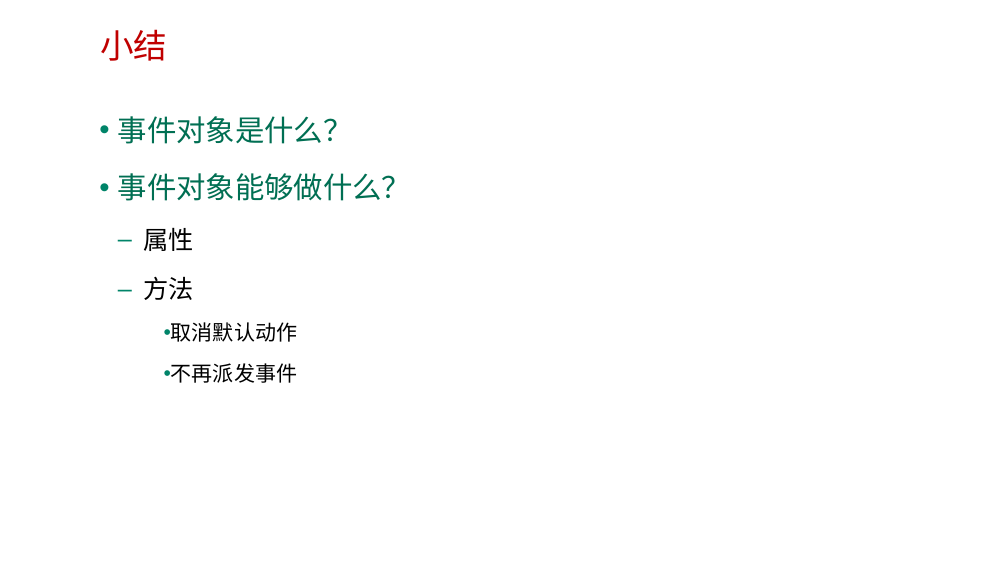
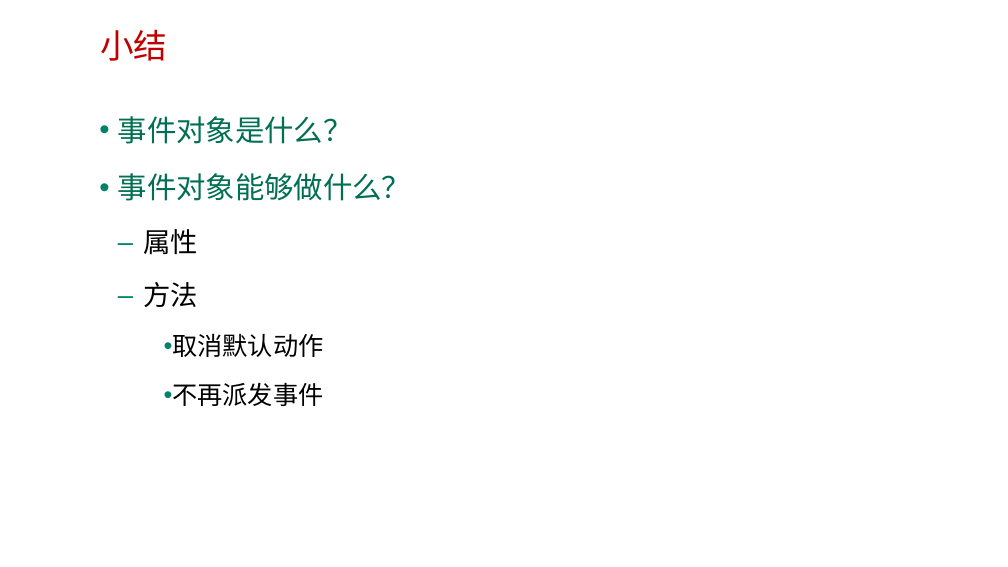
Before and after one commit to edu2act/course-web2, a slide deck: slide 12 of materials/slides/第十章 事件对象.pptx (slide 11 before the commit). Drawn at 1008x567 pixels with LibreOffice and Linux fonts; fonts in the diff are those of the drawing; background and template pictures are left out. Boxes give left, top, right and bottom in pixels: in the first picture for what was removed or moved away, otherwise in the second. Text is boxed around its words. In the diff, an @@ line names an element or a change of style, - is before the commit and + after.

```diff
--- a/materials/slides/第十章 事件对象.pptx
+++ b/materials/slides/第十章 事件对象.pptx
@@ text at (143, 229, 323, 406): size 24 to 26 pt in "属性", "方法"; size 20 to 24 pt in "取消默认动作", "不再派发事件" @@
```
Also in this commit, not shown: 6 other slides changed, 1 slide added.
